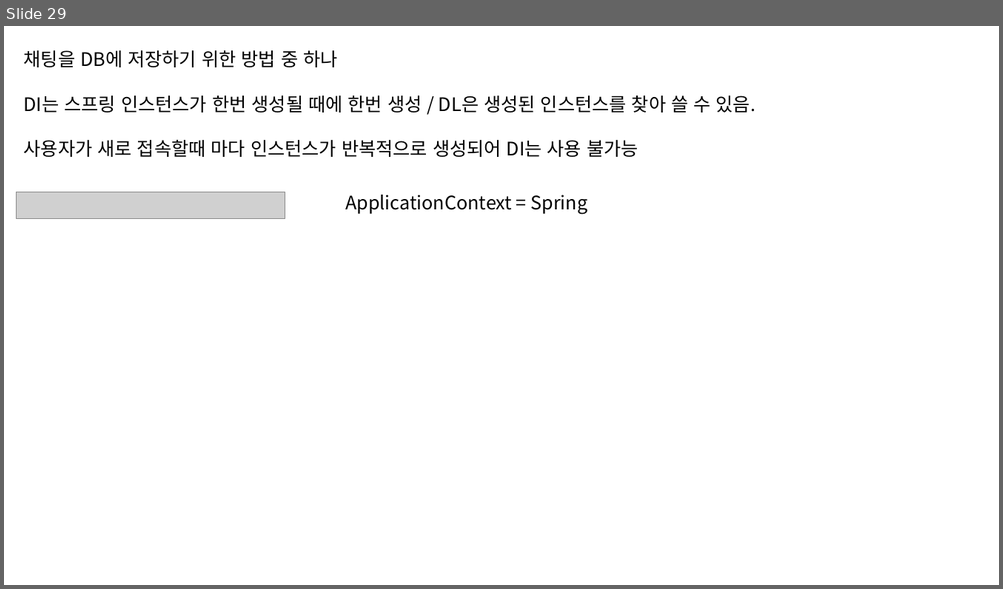
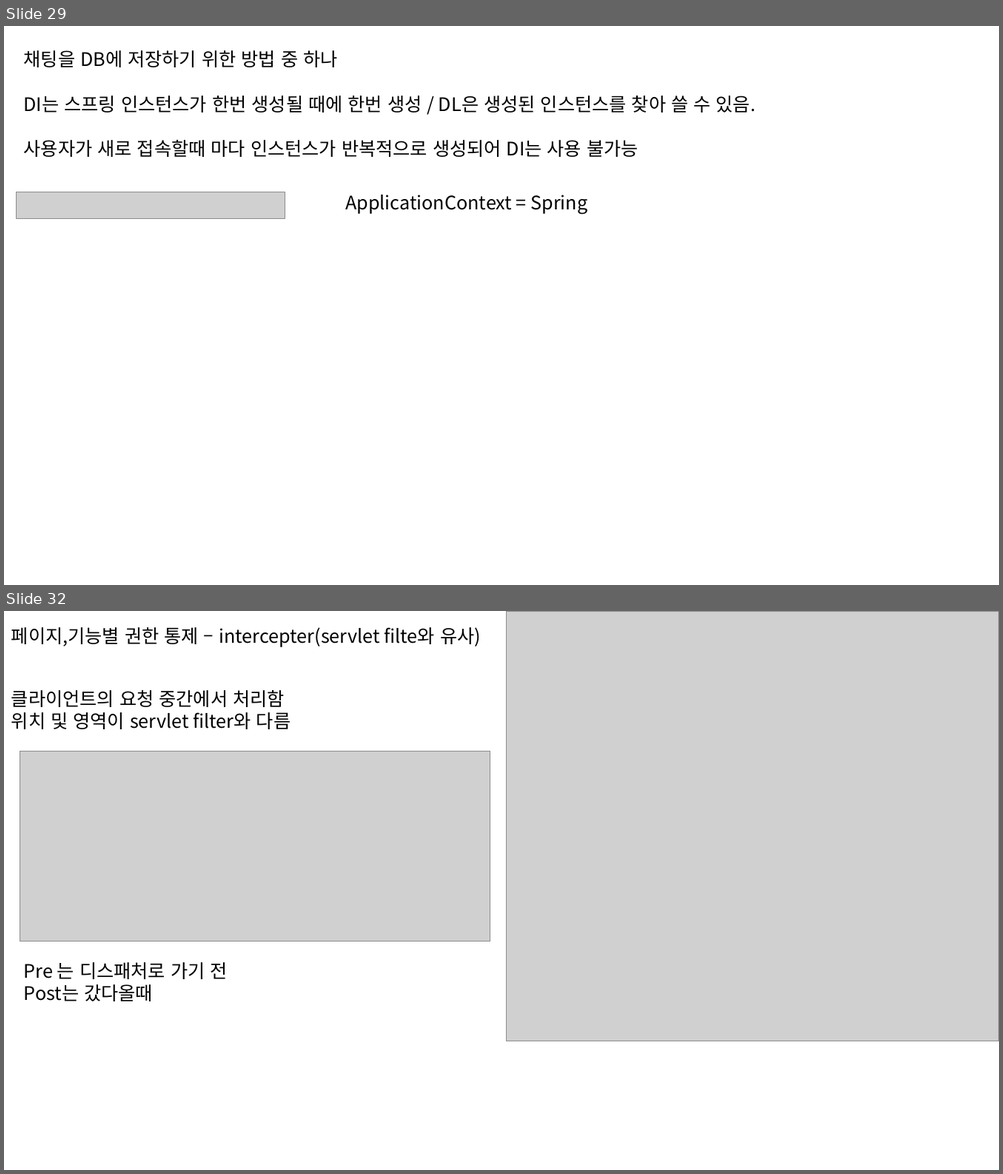
Before and after one commit to HSungJun/AfterSemi, a slide deck: STSWorkspace/Spring.pptx. Shown one above the other, each under a label of ours: slide 29 before the commit, slides 29 and 32 after it; the slides between them are not shown. The pictures are 1003x589 and 1003x1174 pixels, drawn with LibreOffice and Linux fonts; fonts in the diff are those of the drawing; grey boxes stand for pictures. Boxes give left, top, right and bottom in pixels: in the first picture for what was removed or moved away, otherwise in the second. Text is boxed around its words. In the diff, an @@ line names an element or a change of style, - is before the commit and + after.

```diff
--- a/STSWorkspace/Spring.pptx
+++ b/STSWorkspace/Spring.pptx
@@ slide 32 added at [4, 611, 999, 1170], background #FFFFFF @@
@@ text added at [11, 627, 481, 647], 18 pt, text #000000 @@
+페이지,기능별 권한 통제 – intercepter(servlet filte와 유사)
@@ picture added at [506, 611, 999, 1042] @@
@@ text added at [11, 690, 290, 729], 18 pt, text #000000 @@
+클라이언트의 요청 중간에서 처리함
+위치 및 영역이 servlet filter와 다름
@@ picture added at [20, 752, 489, 942] @@
@@ text added at [24, 963, 227, 1002], 18 pt, text #000000 @@
+Pre 는 디스패처로 가기 전
+Post는 갔다올때
```
Also in this commit, not shown: 2 other slides added, 45 other files.
